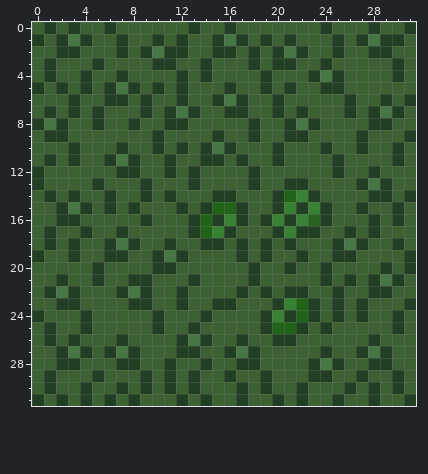
Pixel-art sprite -- assets/img/grass/4.png. That is the earlier state.
The file is 32x32 pixels. Colours within 5 levels of each other are drawn and written as one.
Once edited:
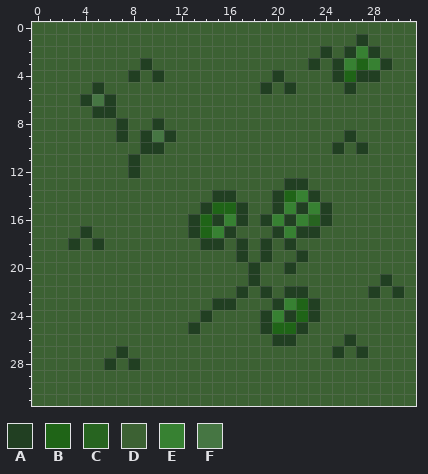
Palette (. is transparent): A #213f22  B #1f6417  C #276420  D #3c6133  E #378132  F #467643
Edits made:
@@ x 0..31 @@
- 0 DADADDADDDDDDADDADDDDDDDADDDADDA
- 1 ADAFADDADDADADDAFADADADDDADAFAAD
- 2 DDAADDDADAFAADDAADADAFADDADDAADD
- 3 DADDDADDDDAADDADDDADAADDADDDDDAD
- 4 DADDADDADDDDADADDDDADDDAFADDDDAD
- 5 ADADADAFADADADDDADDADADDAADDDDDD
- 6 DDDADDAADADDADDAFADDADDDDDADDADA
- 7 DADADADDDADAFADDAADDADADDDADAFAD
- 8 AFADDADDADDAADDDDDADDAFADDDDAADD
- 9 DAADDDDDDDADDDDADDADDAADDDDADDDA
-10 DDDADDDADDADADAFADDDADDDADDADDAD
-11 DADADDAFADDADDAADADDADDDDADDDDAD
-12 ADDDDDDAADDADADDDDADDDDDDADDADDD
-13 ADDDDADDDADDDADDDDADDAADDDDAFADD
-14 DADADDADDADADDDAADDDABEADDDDAADA
-15 DDAFADADADDDADABBADDAEAEADDADDAD
-16 DDAADDDDDADDDABAEADAEAECADDDADAD
-17 DADDADDADDDDDABEADDDAEAADDADADDD
-18 DADADDAFADDADDAADADADADDDAFADDAD
-19 ADDADDAADDAFADDDDADADDADDAADDDDA
-20 DDDDDADDDDAADDDDDDADDADDADDDDADA
-21 DDADDADDAADDDADDDDADDDDDADADAFAD
-22 DAFADDDAFADDADDDDADADAADDADDAADD
-23 DDAADDDDAADDADDAADDDAEBADADADDDA
-24 ADDDADDDDDADDDADDDDAEABADADADDAD
-25 DADDADDDDDADDADDDDDABBADADDDDDAD
-26 DADADDDADDDDAFADDADDAADDDDDDADDD
-27 DDAFADAFADDDAADDAFADDDDDADDAFADD
-28 DDAADDDAADDADDADDAADDDDAFADDAADD
-29 DADDDADDDADADADDADDADDDAADDADDAD
-30 DADDADDADADADADDDADADDADDDADADAD
-31 ADADADADADDDADADDADDADADDADDADDA
+ 0 DDDDDDDDDDDDDDDDDDDDDDDDDDDDDDDD
+ 1 DDDDDDDDDDDDDDDDDDDDDDDDDDDADDDD
+ 2 DDDDDDDDDDDDDDDDDDDDDDDDADAEADDD
+ 3 DDDDDDDDDADDDDDDDDDDDDDADAEBEADD
+ 4 DDDDDDDDADADDDDDDDDDADDDDABAADDD
+ 5 DDDDDADDDDDDDDDDDDDADADDDDADDDDD
+ 6 DDDDAFADDDDDDDDDDDDDDDDDDDDDDDDD
+ 7 DDDDDAADDDDDDDDDDDDDDDDDDDDDDDDD
+ 8 DDDDDDDADDADDDDDDDDDDDDDDDDDDDDD
+ 9 DDDDDDDADAFADDDDDDDDDDDDDDADDDDD
+10 DDDDDDDDDAADDDDDDDDDDDDDDADADDDD
+11 DDDDDDDDADDDDDDDDDDDDDDDDDDDDDDD
+12 DDDDDDDDADDDDDDDDDDDDDDDDDDDDDDD
+13 DDDDDDDDDDDDDDDDDDDDDAADDDDDDDDD
+14 DDDDDDDDDDDDDDDAADDDABEADDDDDDDD
+15 DDDDDDDDDDDDDDABBADDAEAEADDDDDDD
+16 DDDDDDDDDDDDDABAEADAEAECADDDDDDD
+17 DDDDADDDDDDDDABEADDDAEAADDDDDDDD
+18 DDDADADDDDDDDDAADADADADDDDDDDDDD
+19 DDDDDDDDDDDDDDDDDADADDADDDDDDDDD
+20 DDDDDDDDDDDDDDDDDDADDADDDDDDDDDD
+21 DDDDDDDDDDDDDDDDDDADDDDDDDDDDADD
+22 DDDDDDDDDDDDDDDDDADADAADDDDDADAD
+23 DDDDDDDDDDDDDDDAADDDAEBADDDDDDDD
+24 DDDDDDDDDDDDDDADDDDAEABADDDDDDDD
+25 DDDDDDDDDDDDDADDDDDABBADDDDDDDDD
+26 DDDDDDDDDDDDDDDDDDDDAADDDDADDDDD
+27 DDDDDDDADDDDDDDDDDDDDDDDDADADDDD
+28 DDDDDDADADDDDDDDDDDDDDDDDDDDDDDD
+29 DDDDDDDDDDDDDDDDDDDDDDDDDDDDDDDD
+30 DDDDDDDDDDDDDDDDDDDDDDDDDDDDDDDD
+31 DDDDDDDDDDDDDDDDDDDDDDDDDDDDDDDD
Boxes around the changes in both pictures, in picture pixels (x1, y1, x2, y2):
changed: (32, 22, 416, 406)
